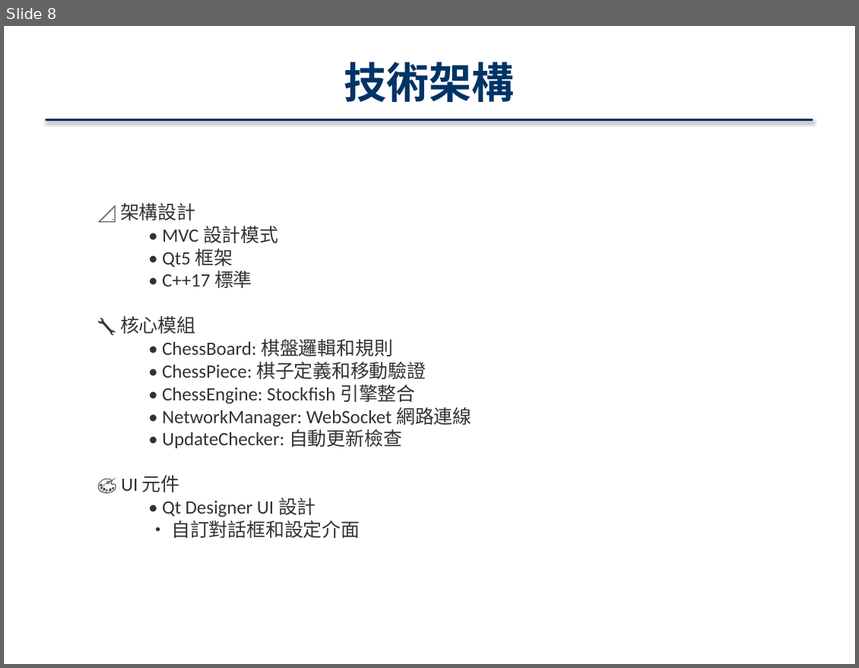
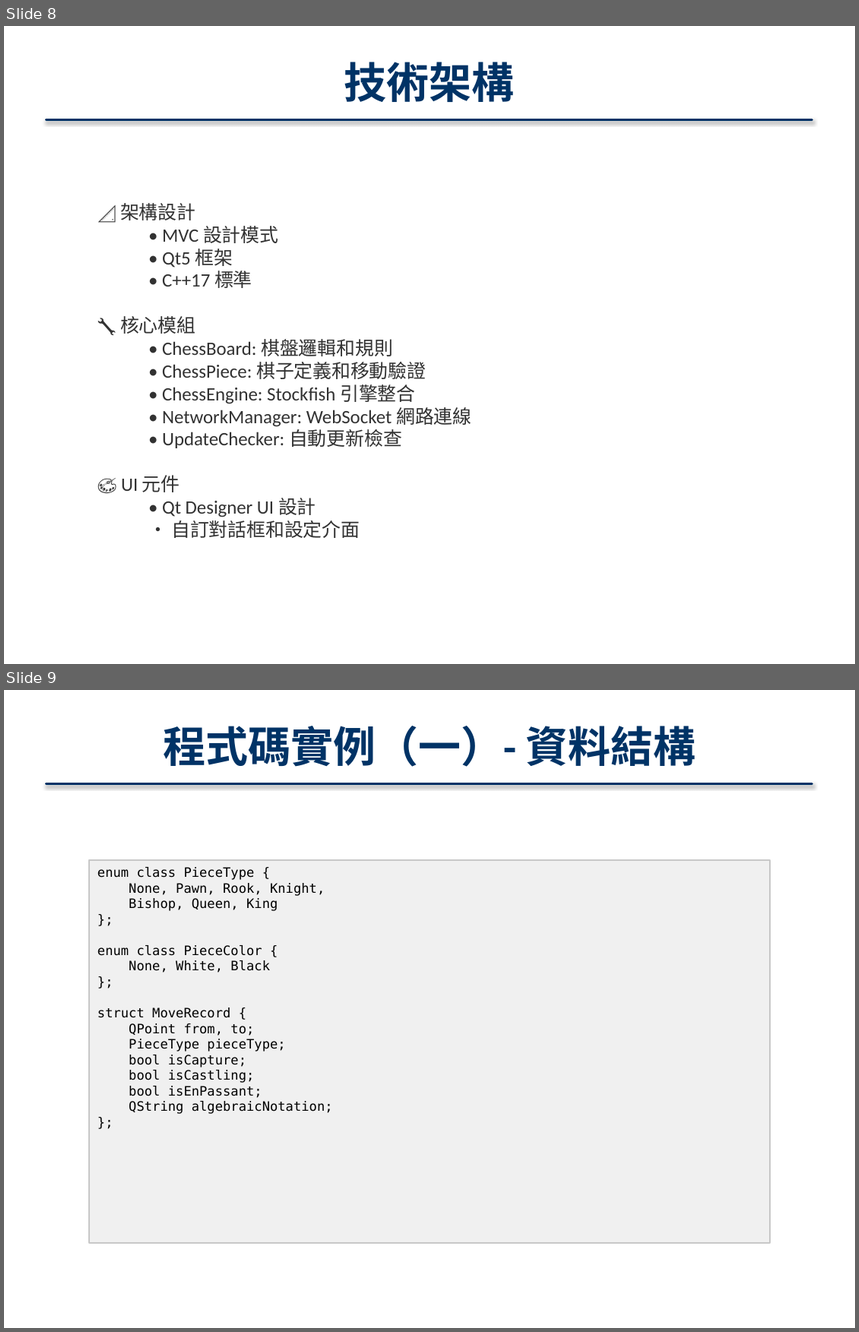
Before and after one commit to 41343112/Qt_11401_8, a slide deck: Qt_Chess_專案報告.pptx. Shown one above the other, each under a label of ours: slide 8 before the commit, slides 8 and 9 after it. The pictures are 859x668 and 859x1332 pixels, drawn with LibreOffice and Linux fonts; fonts in the diff are those of the drawing. Boxes give left, top, right and bottom in pixels: in the first picture for what was removed or moved away, otherwise in the second. Text is boxed around its words. In the diff, an @@ line names an element or a change of style, - is before the commit and + after.

```diff
--- a/Qt_Chess_專案報告.pptx
+++ b/Qt_Chess_專案報告.pptx
@@ slide 9 added at <box>4,690,855,1328</box>, background #FFFFFF @@
@@ text added at <box>163,726,696,767</box>, 36 pt, text #003366, bold @@
+程式碼實例（一）- 資料結構
@@ rectangle added at <box>47,783,813,783</box>, fill gradient #3F80CE to #A4C4FF, outline #003366 2 pt @@
@@ rectangle added at <box>89,860,770,1243</box>, fill #F0F0F0, outline #C8C8C8 1 pt, 11 pt, text #000000 @@
+enum class PieceType {
+None, Pawn, Rook, Knight,
+Bishop, Queen, King
+};
+enum class PieceColor {
+None, White, Black
+};
+struct MoveRecord {
+QPoint from, to;
+PieceType pieceType;
+bool isCapture;
+bool isCastling;
+bool isEnPassant;
+QString algebraicNotation;
+};
```
Also in this commit, not shown: 2 slides changed, 6 other slides added.
